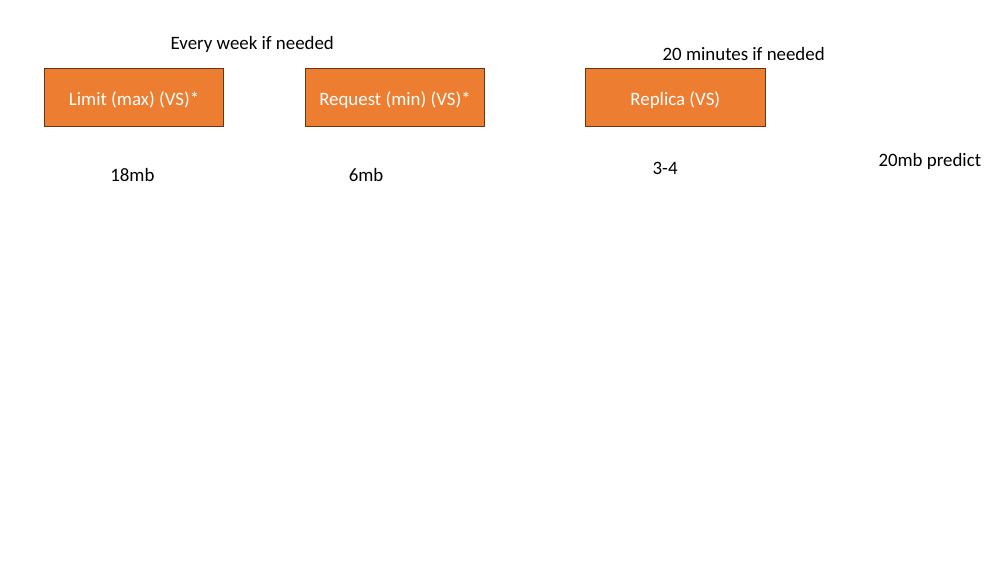
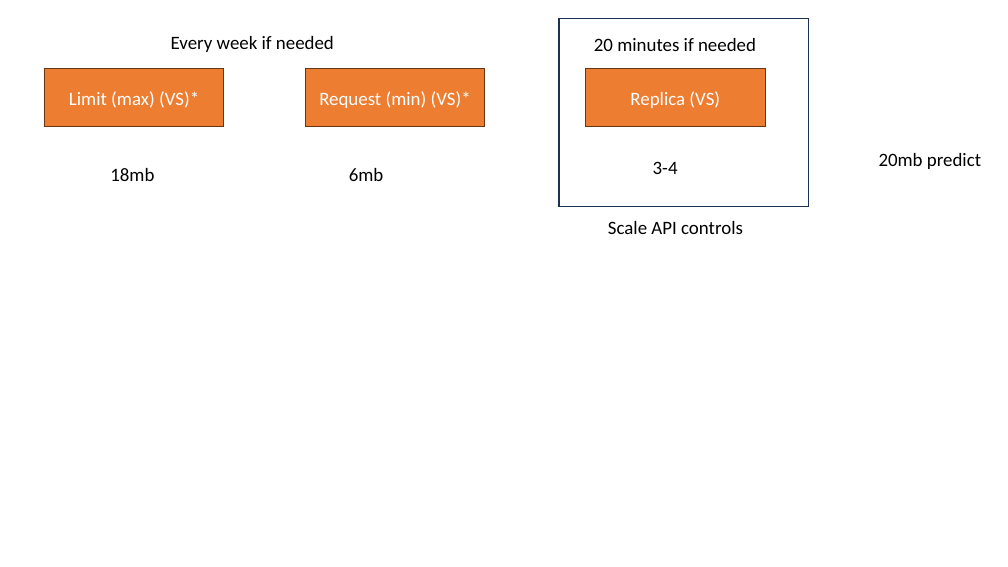
Before and after one commit to shukra-in-spirit/k8x, a slide deck: slide 3 of k8x.pptx. Drawn at 1008x567 pixels with LibreOffice and Linux fonts; fonts in the diff are those of the drawing. Boxes give left, top, right and bottom in pixels: in the first picture for what was removed or moved away, otherwise in the second. Text is boxed around its words. In the diff, an @@ line names an element or a change of style, - is before the commit and + after.

```diff
--- a/k8x.pptx
+++ b/k8x.pptx
@@ rectangle added at (559, 19, 808, 207), outline #1E3256 1 pt @@
@@ text "20 minutes if needed": place and size @@
-text "20 minutes if needed" at (663, 47, 825, 60)
+text "20 minutes if needed" at (594, 38, 756, 51)
@@ text added at (608, 221, 743, 234), 18 pt, text #000000 @@
+Scale API controls
```
Also in this commit, not shown: 2 other files.
